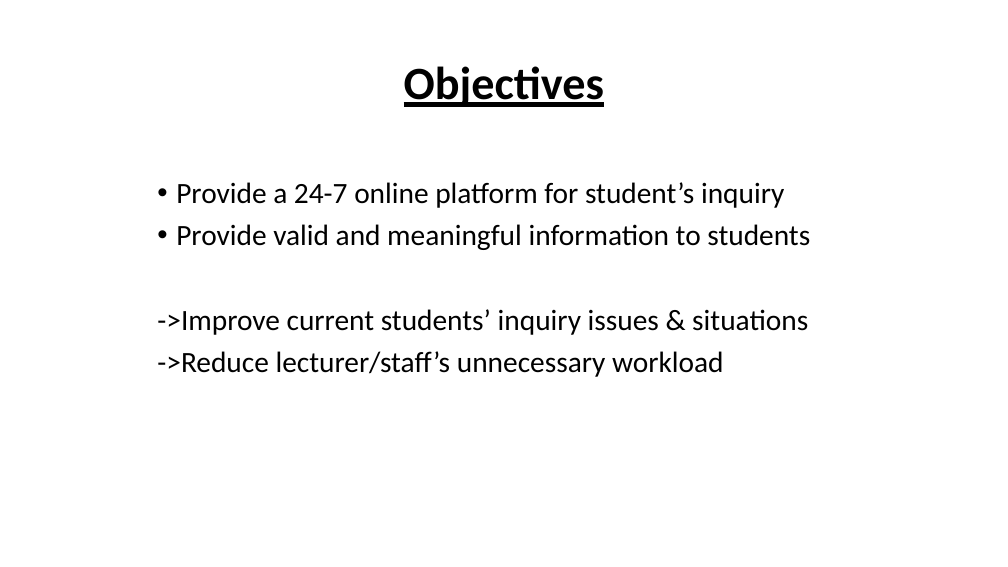
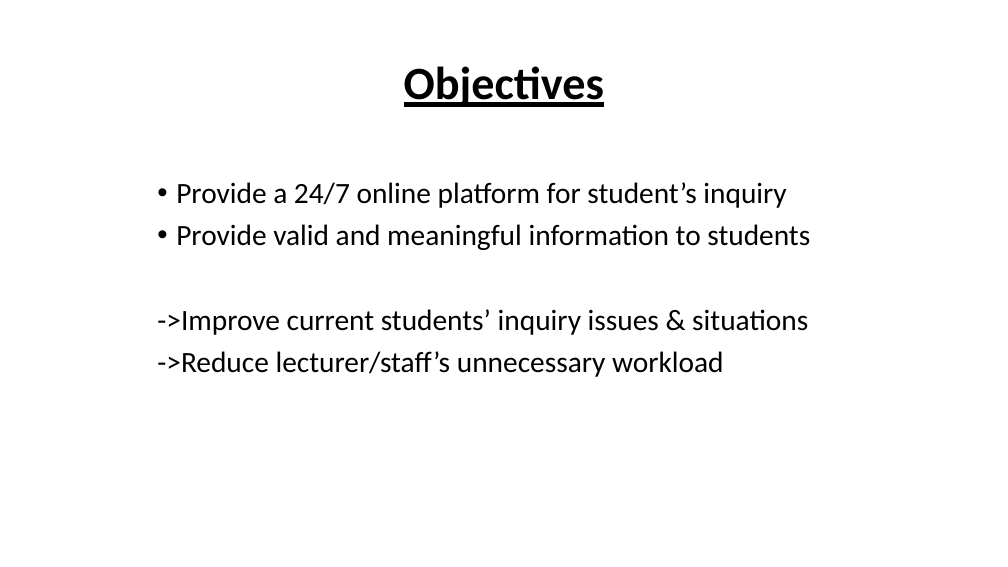
Before and after one commit to casey46ckc/Asso-yr2-FYP, a slide deck: slide 4 of fyp powerpoint/Fyp_revised_v1.1.pptx. Drawn at 1008x567 pixels with LibreOffice and Linux fonts; fonts in the diff are those of the drawing; background and template pictures are left out. Boxes give left, top, right and bottom in pixels: in the first picture for what was removed or moved away, otherwise in the second. Text is boxed around its words. In the diff, an @@ line names an element or a change of style, - is before the commit and + after.

```diff
--- a/fyp powerpoint/Fyp_revised_v1.1.pptx
+++ b/fyp powerpoint/Fyp_revised_v1.1.pptx
@@ text at (176, 182, 786, 208): text changed @@
-• Provide a 24-7 online platform for student’s inquiry
+• Provide a 24/7 online platform for student’s inquiry
```
Also in this commit, not shown: 8 other slides changed, 1 slide added, 2 other files.
